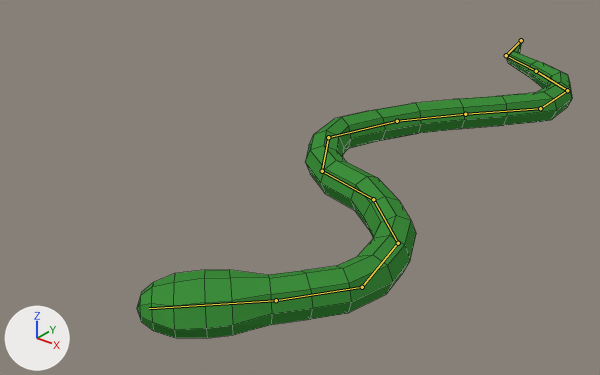
The Blender file Assets/Models/snake.blend: old version first, new version second.
Before and after are seen from a 50 mm lens placed at (5.01, 1.15, 3.45), pointed at (-0.08, 7.51, -0.49). Every picture has the same lights, and +X, +Y and +Z are marked at lower left. Both versions are drawn at frame 49 of the action 'Walk'; the numbers are the values there. The bones that bend it are drawn over the model as lines. Mesh edges are drawn as thin lines.
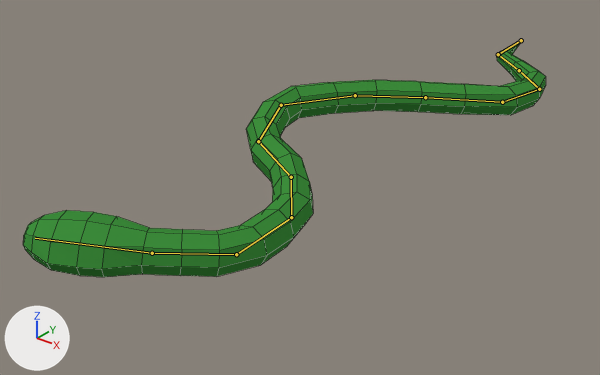
Boxes [x1, y1, x2, y2] around the edits, measured in the pictures (600 x 375 px):
'Cylinder', posed (20% wider, 20% shorter)
    before: [137, 41, 572, 338]
    after: [23, 40, 546, 277]
bone 'Bone', root to tip
    before: (521, 40) to (506, 55)
    after: (521, 40) to (498, 54)
bone 'Bone.001', root to tip
    before: (506, 55) to (536, 71)
    after: (498, 54) to (519, 70)
bone 'Bone.003', root to tip
    before: (567, 90) to (540, 108)
    after: (539, 89) to (502, 102)
bone 'Bone.004', root to tip
    before: (540, 108) to (465, 114)
    after: (502, 102) to (425, 97)
bone 'Bone.007', root to tip
    before: (328, 137) to (322, 171)
    after: (281, 105) to (258, 141)
bone 'Bone.008', root to tip
    before: (322, 171) to (373, 199)
    after: (258, 141) to (291, 177)
bone 'Bone.010', root to tip
    before: (398, 243) to (362, 287)
    after: (291, 217) to (236, 254)

What changed in the scene script:
```text
Change bone_bone:
    where bone_bone = bpy.data.objects['Armature'].pose.bones['Bone']
    bone_bone.rotation_quaternion: (0.886, 0.0, -0.002, -0.081) -> (0.886, 0.0, -0.074, -0.014)  # degrees (0, 0, -10) -> degrees (0, -10, -2)
Change bone_bone_001:
    where bone_bone_001 = bpy.data.objects['Armature'].pose.bones['Bone.001']  # child of 'Bone'
    bone_bone_001.rotation_quaternion: (0.847, 0.0, 0.0, 0.368) -> (0.849, 0.075, -0.036, 0.354)  # degrees (0, 0, 47) -> degrees (7, -8, 45)
Change bone_bone_003:
    where bone_bone_003 = bpy.data.objects['Armature'].pose.bones['Bone.003']  # child of 'Bone.002'
    bone_bone_003.rotation_quaternion: (0.866, 0.0, 0.0, -0.423) -> (0.869, -0.076, 0.025, -0.41)  # degrees (0, 0, -52) -> degrees (-9, -1, -50)
Change bone_bone_004:
    where bone_bone_004 = bpy.data.objects['Armature'].pose.bones['Bone.004']  # child of 'Bone.003'
    bone_bone_004.rotation_quaternion: (0.927, 0.0, 0.0, -0.341) -> (0.929, -0.033, -0.017, -0.335)  # degrees (0, 0, -40) -> degrees (-3, -3, -40)
Change bone_bone_007:
    where bone_bone_007 = bpy.data.objects['Armature'].pose.bones['Bone.007']  # child of 'Bone.006'
    bone_bone_007.rotation_quaternion: (0.88, 0.0, 0.0, 0.431) -> (0.881, 0.008, 0.0, 0.43)  # degrees (0, 0, 52) -> degrees (1, 0, 52)
Change bone_bone_008:
    where bone_bone_008 = bpy.data.objects['Armature'].pose.bones['Bone.008']  # child of 'Bone.007'
    bone_bone_008.rotation_quaternion: (0.906, 0.0, 0.0, 0.347) -> (0.908, 0.055, -0.056, 0.334)  # degrees (0, 0, 42) -> degrees (4, -8, 40)
Change bone_bone_010:
    where bone_bone_010 = bpy.data.objects['Armature'].pose.bones['Bone.010']  # child of 'Bone.009'
    bone_bone_010.rotation_quaternion: (0.846, 0.0, 0.0, -0.285) -> (0.848, -0.054, 0.021, -0.275)  # degrees (0, 0, -37) -> degrees (-7, 0, -36)
```
